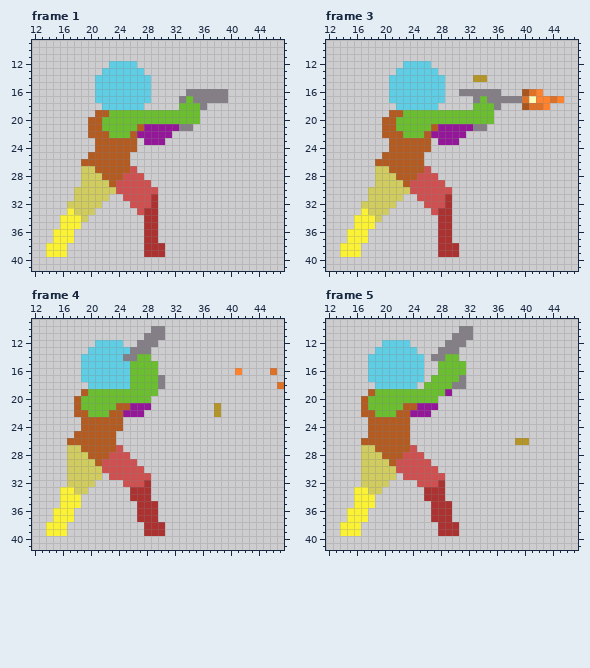
Pixel-art file, stored at Assets/Art/Pixel Art Character Asset Packs 1-4 (final)/Asset Packs 1-4 (final)/Asset Pack-V4 (6-13-23)/Asset Pack-V4/Player Shoot 2H/player shoot 2H 48x48.asepr. Above, as it was before the edit.
48x48 pixels, 10 frames. Shown: frame 1: x 12..47, y 9..41; frame 3: x 12..47, y 9..41; frame 4: x 12..47, y 9..41; frame 5: x 12..47, y 9..41. The commit also changed other frames, which this record leaves out.
New version:
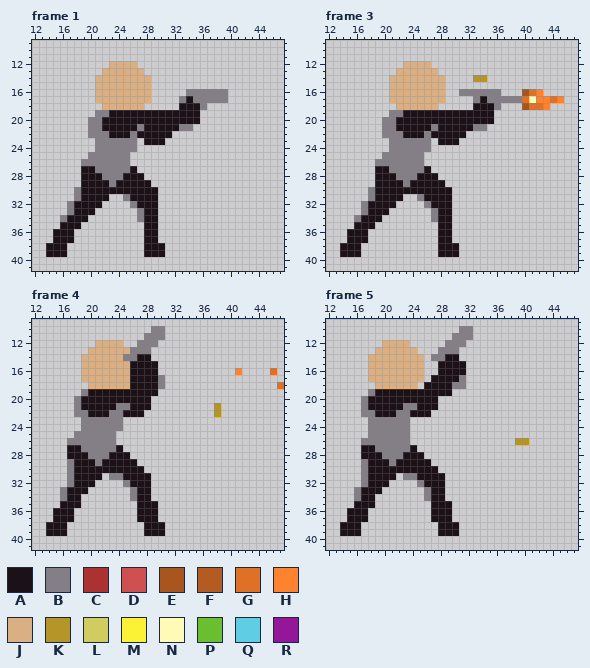
Palette (. is transparent): A #1c1117  B #847e87  C #ac3232  D #ce5050  E #a8551e  F #b35b20  G #df7126  H #ff822e  J #d9af83  K #b59428  L #d1cc60  M #fbf236  N #fffbb7  P #6abe30  Q #5fcde4  R #951799
What changed:
Changed rows in their new state; - is an unchanged pixel.
Frame 1:
first column x 14:
12 ---------JJJJ---------
13 --------JJJJJJ--------
14 -------JJJJJJJJ-------
15 -------JJJJJJJJ-------
16 -------JJJJJJJJ-------
17 -------JJJJJJJJ-----A-
18 --------JJJJJJ-----AAA
19 -------BBAAAAAAAAAAAAA
20 ------BBAAAAAAAAAAAAAA
21 ------BBAAAAABAAAAA---
22 ------BBBAAABAAAAA----
23 -------BBBBBB-AAA-----
24 -------BBBBBB---------
25 ------BBBBBB----------
26 -----BBBBBBB----------
27 -----AABBBBBA---------
28 -----AAABBBAAA--------
29 -----AAAABAAAAA-------
30 ----BAAAAAAAAAAA------
31 ----BAAAA--BAAAA------
32 ---BAAAA----BAAA------
33 ---BAAA------BAA------
34 --BAAA-------BAA------
35 --AAA---------AA------
36 -AAA----------AA------
37 -AAA----------AA------
38 AAA-----------AAA-----
39 AAA-----------AAA-----
Frame 3: the same change as frame 1
Frame 4:
first column x 14:
12 -------JJJJ------
13 ------JJJJJJ-----
14 -----JJJJJJ--AA--
15 -----JJJJJJJAAAA-
16 -----JJJJJJJAAAA-
17 -----JJJJJJJAAAA-
18 ------JJJJJJAAAA-
19 -----BAAAAAAAAAA-
20 ----BAAAAAAAAAA--
21 ----BAAAAABBAAA--
22 ----BBAAABBAAA---
23 -----BBBBBB------
24 -----BBBBBB------
25 ----BBBBBB-------
26 ---BBBBBBB-------
27 ---AABBBBBA------
28 ---AAABBBAAA-----
29 ---BAAABAAAAA----
30 ---BAAAAAAAAAA---
31 ---BAAAA-BBAAAA--
32 ---BAAA----BAAA--
33 --BAAA------BAA--
34 --BAA-------BAA--
35 --AAA--------AAA-
36 -AAA---------AAA-
37 -AAA---------AAA-
38 AAA-----------AAA
39 AAA-----------AAA
Frame 5:
first column x 14:
12 ------JJJJ--------
13 -----JJJJJJ-------
14 ----JJJJJJJJ---AA-
15 ----JJJJJJJJ--AAAA
16 ----JJJJJJJJ--AAAA
17 ----JJJJJJJJ-AAAA-
18 -----JJJJJJ-AAAA--
19 ----BAAAAAAAAAAA--
20 ---BAAAAAAAAAA----
21 ---BAAAAABBAAA----
22 ---BBAAABBAAA-----
23 ----BBBBBB--------
24 ----BBBBBB--------
25 ----BBBBBB--------
26 ---BBBBBBB--------
27 ---AABBBBBA-------
28 ---AAABBBAAA------
29 ---BAAABAAAAA-----
30 ---BAAAAAAAAAA----
31 ---BAAAA-BBAAAA---
32 ---BAAA----BAAA---
33 --BAAA------BAA---
34 --BAA-------BAA---
35 --AAA--------AAA--
36 -AAA---------AAA--
37 -AAA---------AAA--
38 AAA-----------AAA-
39 AAA-----------AAA-
Changed places in both pictures, as pixel boxes (x1, y1, x2, y2):
changed: (46, 61, 200, 257)
changed: (340, 61, 494, 257)
changed: (46, 340, 165, 536)
changed: (340, 340, 466, 536)
